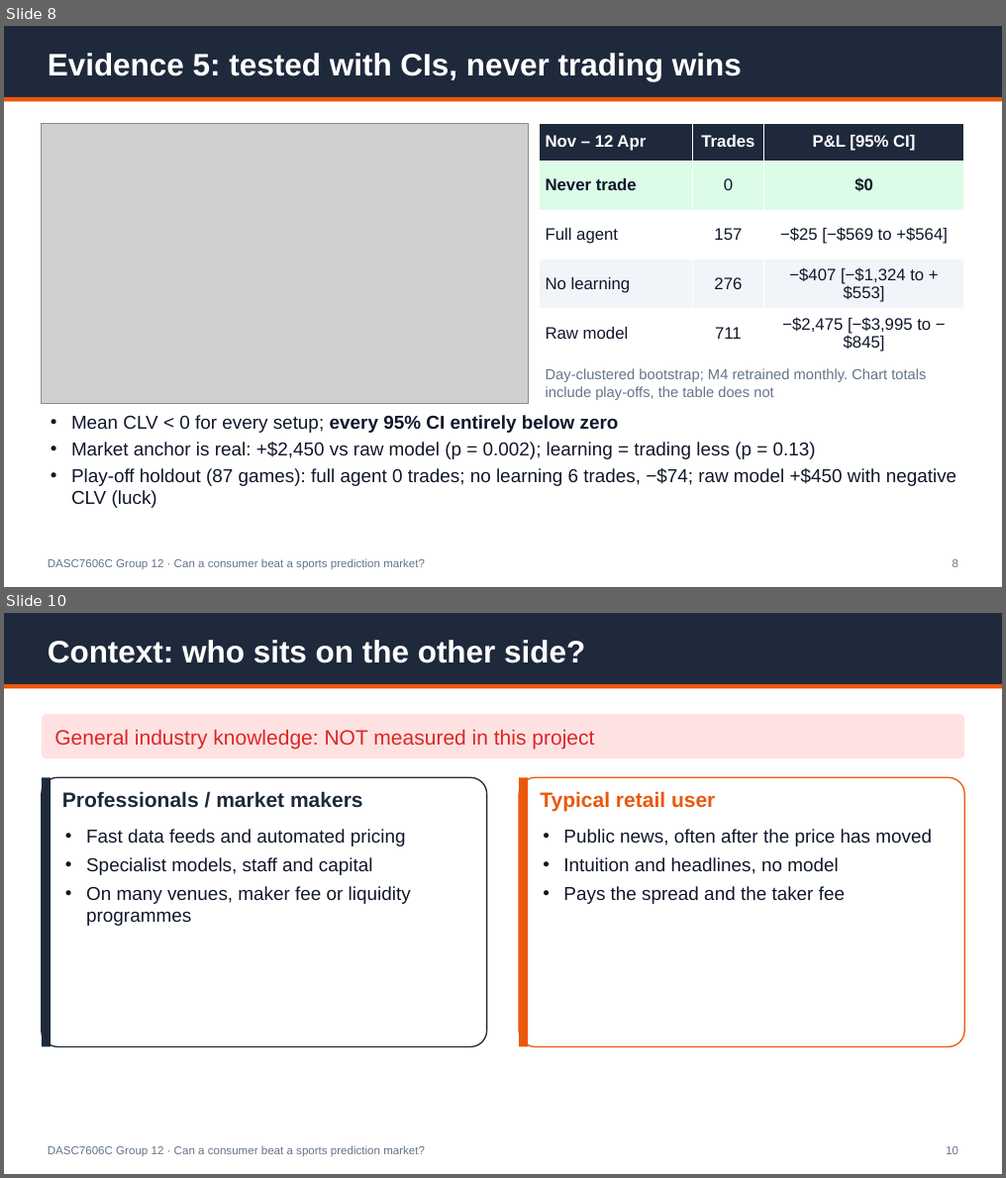
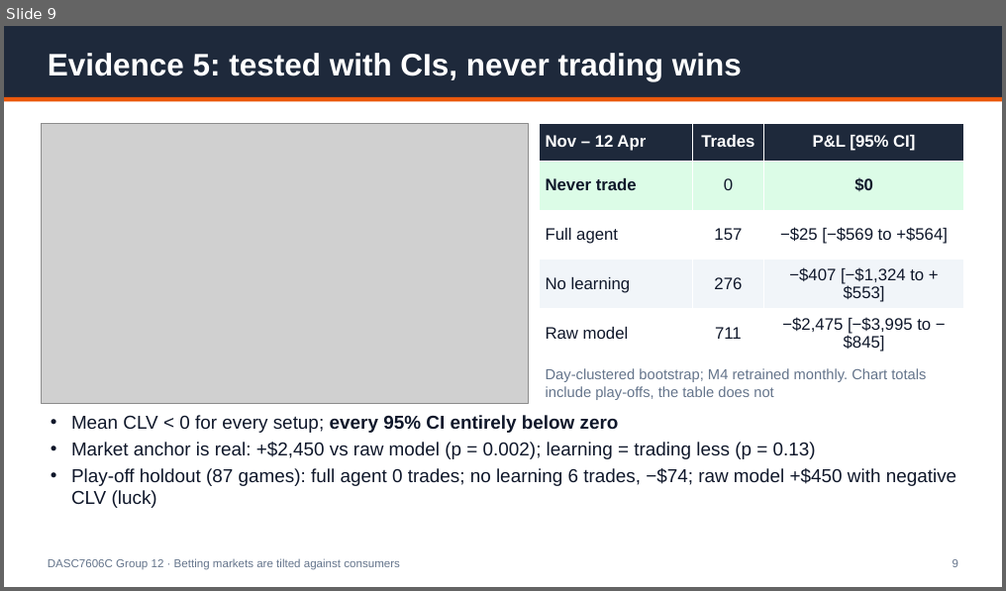
Before and after one commit to Michaelyzr/nba-agent, a slide deck: presentation/nba_agent_deck.pptx. Shown one above the other, each under a label of ours: slides 8 and 10 before the commit, slide 9 after it; the slides between them are not shown. The pictures are 1006x1178 and 1006x591 pixels, drawn with LibreOffice and Linux fonts; fonts in the diff are those of the drawing; grey boxes stand for pictures. Boxes give left, top, right and bottom in pixels: in the first picture for what was removed or moved away, otherwise in the second. Text is boxed around its words. In the diff, an @@ line names an element or a change of style, - is before the commit and + after.

```diff
--- a/presentation/nba_agent_deck.pptx
+++ b/presentation/nba_agent_deck.pptx
@@ slide 10 removed at [4,613,1002,1174], background #FFFFFF @@
@@ rectangle removed at [4,613,1002,684] @@
@@ text removed at [48,640,585,663] @@
-Context: who sits on the other side?
@@ rectangle removed at [4,684,1002,688] @@
@@ rounded rectangle removed at [42,714,964,759] @@
@@ text removed at [54,729,594,749] @@
-General industry knowledge: NOT measured in this project
@@ rounded rectangle removed at [42,777,487,1048] @@
@@ rectangle removed at [42,777,51,1048] @@
@@ rounded rectangle removed at [519,777,964,1048] @@
@@ rectangle removed at [519,777,528,1048] @@
@@ text removed at [62,791,363,808] @@
-Professionals / market makers
@@ text removed at [540,791,715,811] @@
-Typical retail user
@@ text removed at [86,829,411,926] @@
-• Fast data feeds and automated pricing
-• Specialist models, staff and capital
-• On many venues, maker fee or liquidity programmes
@@ text removed at [563,829,932,904] @@
-• Public news, often after the price has moved
-• Intuition and headlines, no model
-• Pays the spread and the taker fee
@@ text removed at [48,1146,425,1157] @@
-DASC7606C Group 12 · Can a consumer beat a sports prediction market?
@@ text removed at [945,1147,958,1155] @@
-10
@@ what was slide 8 is now slide 9 @@
@@ slide 9 changed as well @@
@@ text at [48,559,400,570]: text changed @@
-DASC7606C Group 12 · Can a consumer beat a sports prediction market?
+DASC7606C Group 12 · Betting markets are tilted against consumers
```
Also in this commit, not shown: 12 other slides changed, 1 slide added, 1 other slide removed, 2 other files.
